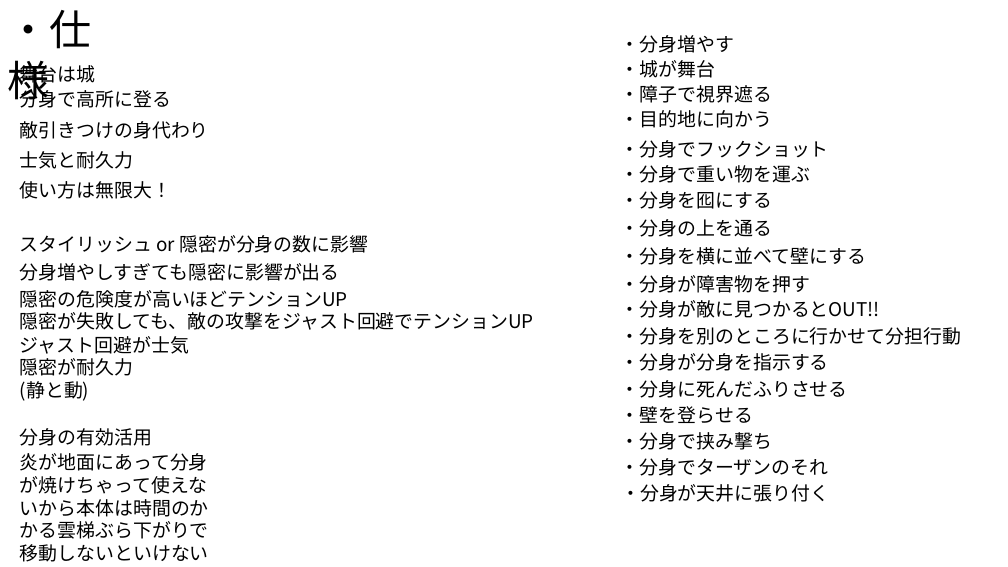
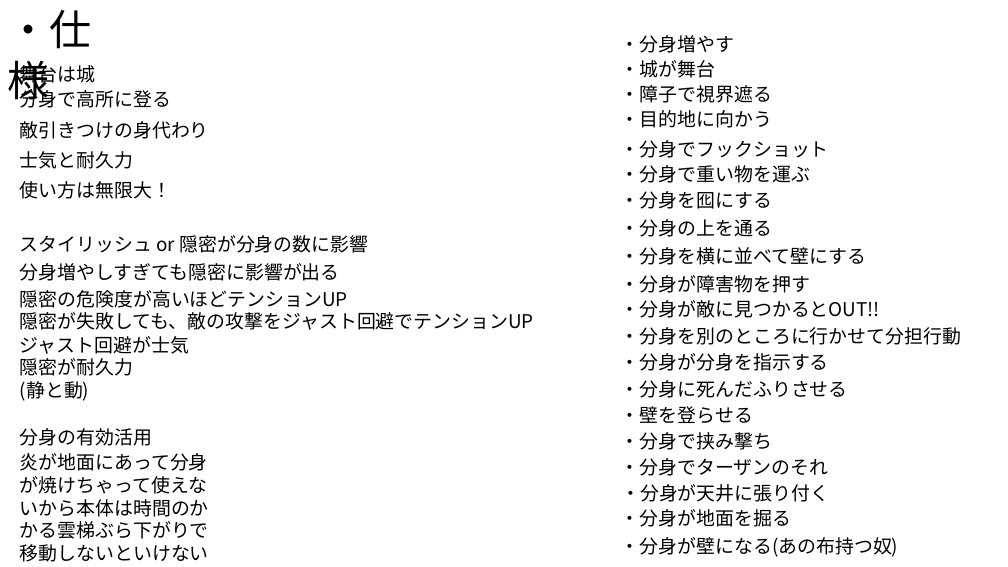
Before and after one commit to TomoyaKanazaki/TeamNinja, a slide deck: slide 1 of 98_plan/00_pptx/95_PikuninPerfect.pptx. Drawn at 1008x567 pixels with LibreOffice and Linux fonts; fonts in the diff are those of the drawing. Boxes give left, top, right and bottom in pixels: in the first picture for what was removed or moved away, otherwise in the second. Text is boxed around its words. In the diff, an @@ line names an element or a change of style, - is before the commit and + after.

Commit message:
ぴく忍のパワポ更新

```diff
--- a/98_plan/00_pptx/95_PikuninPerfect.pptx
+++ b/98_plan/00_pptx/95_PikuninPerfect.pptx
@@ text added at [621, 509, 791, 527], 18 pt, text #000000 @@
+・分身が地面を掘る
@@ text added at [621, 537, 898, 557], 18 pt, text #000000 @@
+・分身が壁になる(あの布持つ奴)
```
